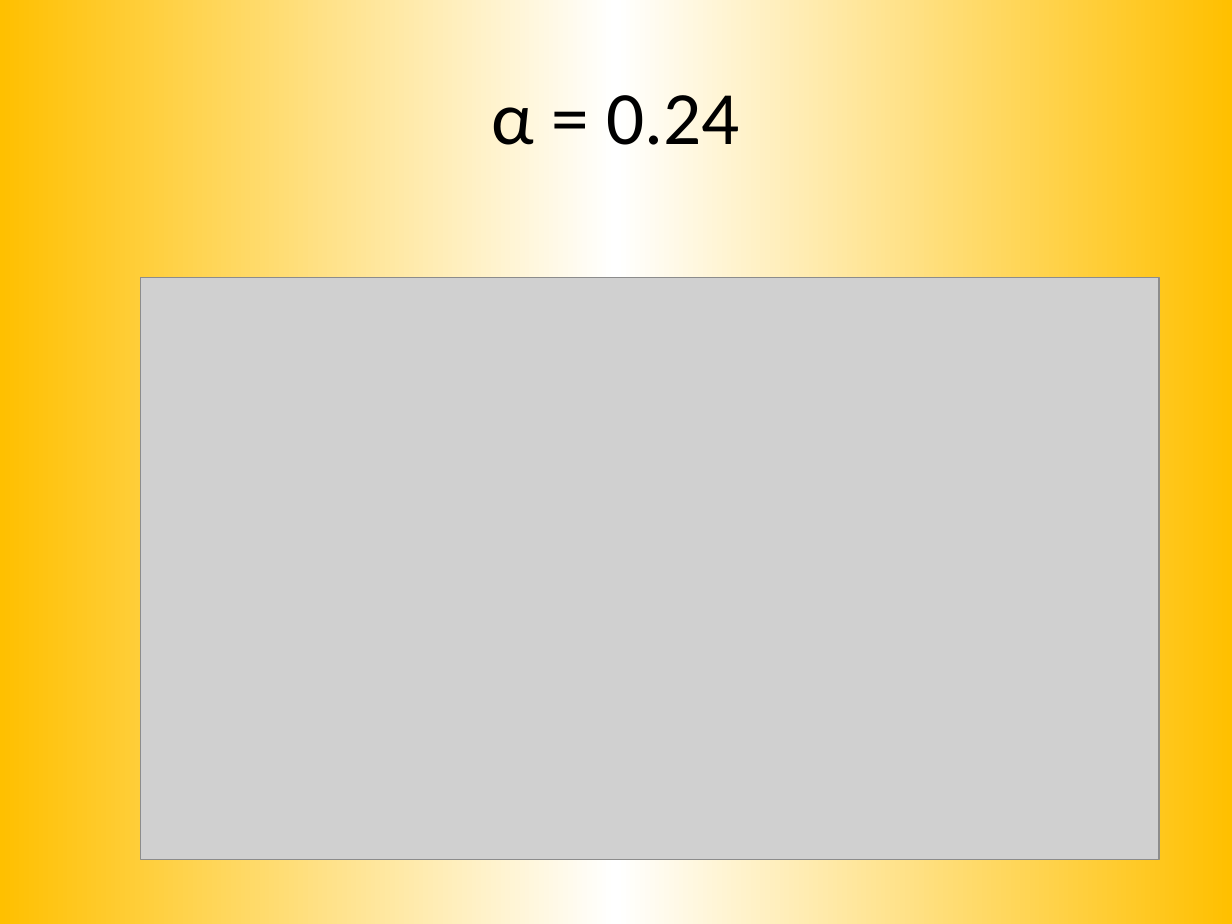
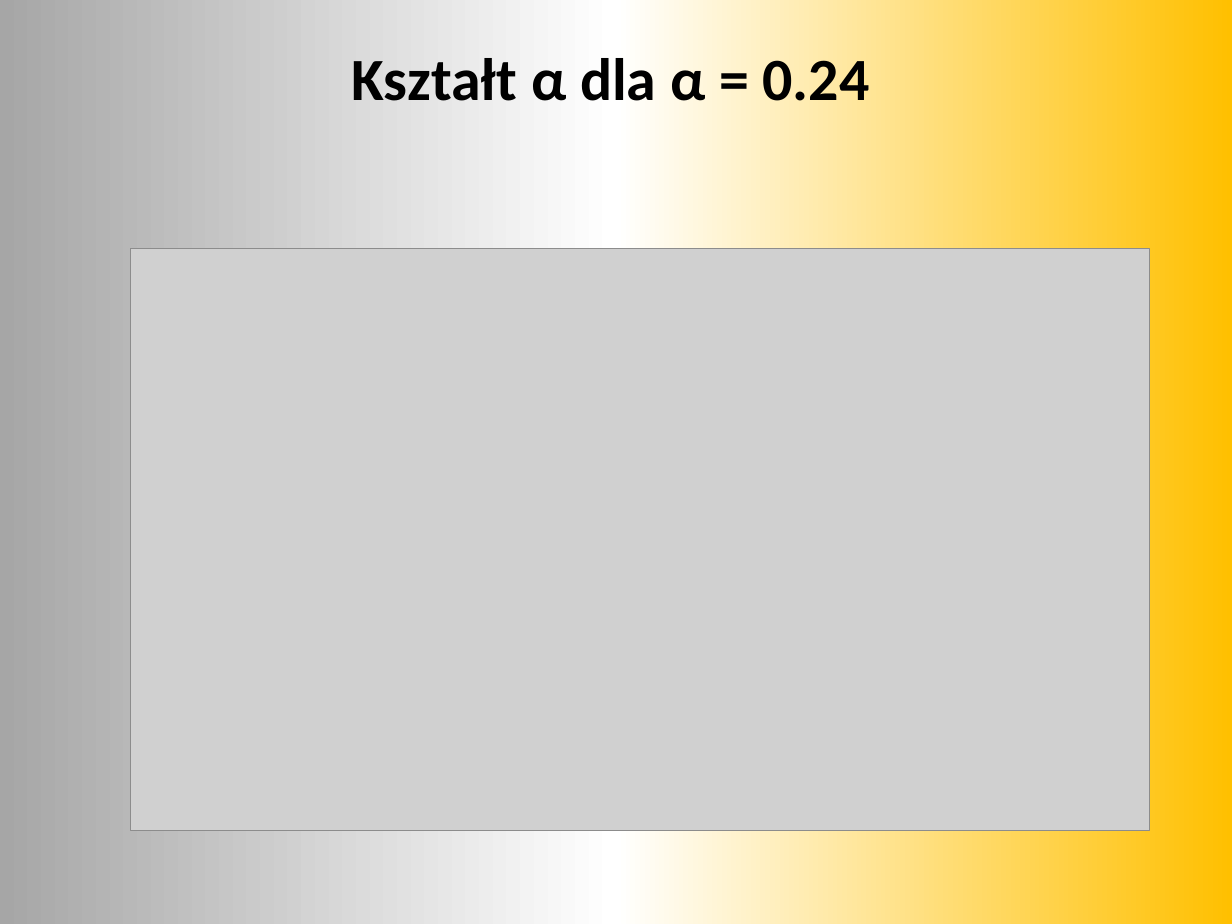
Before and after one commit to mkapiczy/DronVision, a slide deck: slide 24 of Dokumenty/Obrona/Prezentacja.pptx (slide 25 before the commit). Drawn at 1232x924 pixels with LibreOffice and Linux fonts; fonts in the diff are those of the drawing; grey boxes stand for pictures. Boxes give left, top, right and bottom in pixels: in the first picture for what was removed or moved away, otherwise in the second. Text is boxed around its words. In the diff, an @@ line names an element or a change of style, - is before the commit and + after.

```diff
--- a/Dokumenty/Obrona/Prezentacja.pptx
+++ b/Dokumenty/Obrona/Prezentacja.pptx
@@ background gradient #FFC000 to #FFFFFF to gradient #A6A6A6 to #FFFFFF to #FFC000 @@
@@ text at (352,58,869,101): text changed; size 44 to 35 pt; bold on @@
-α = 0.24
+Kształt α dla α = 0.24
@@ picture: place and size @@
-picture at (140,277,1159,859)
+picture at (131,249,1149,830)
```
Also in this commit, not shown: 16 other slides changed, 10 slides added, 11 slides removed, 4 other files.
